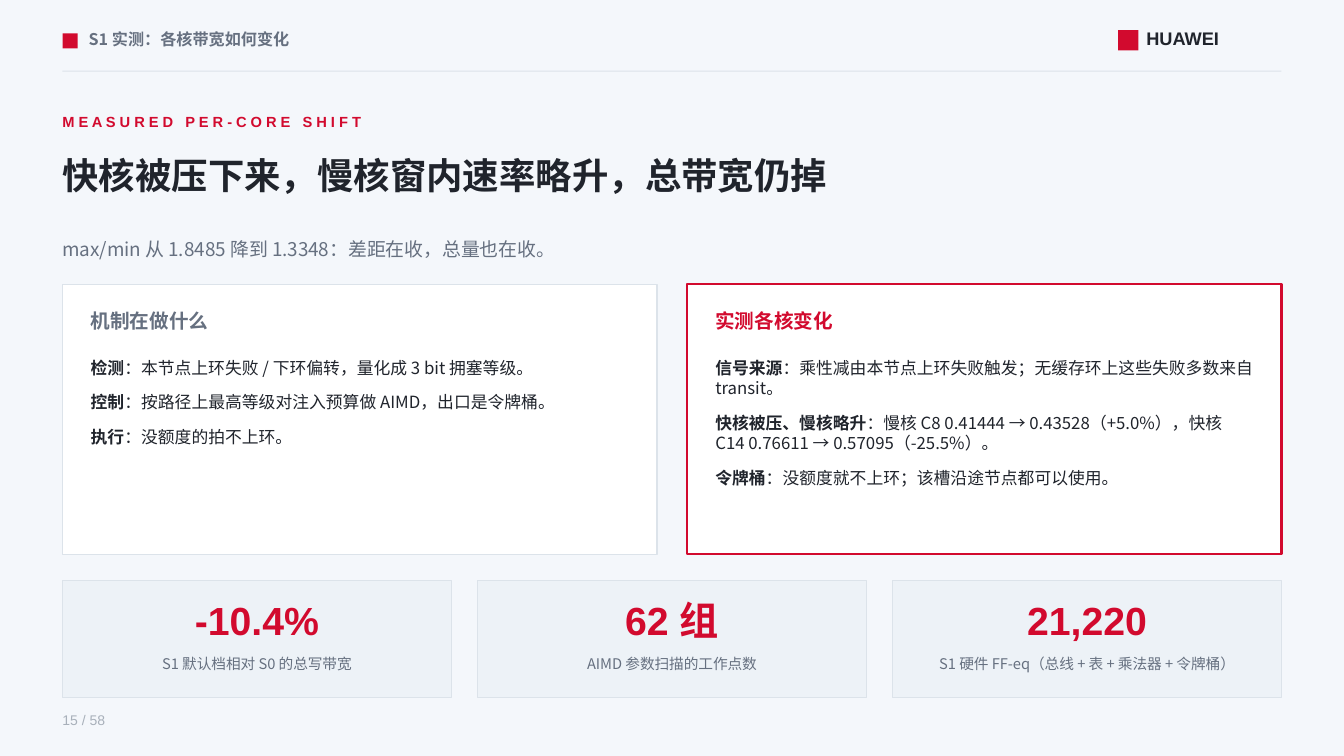
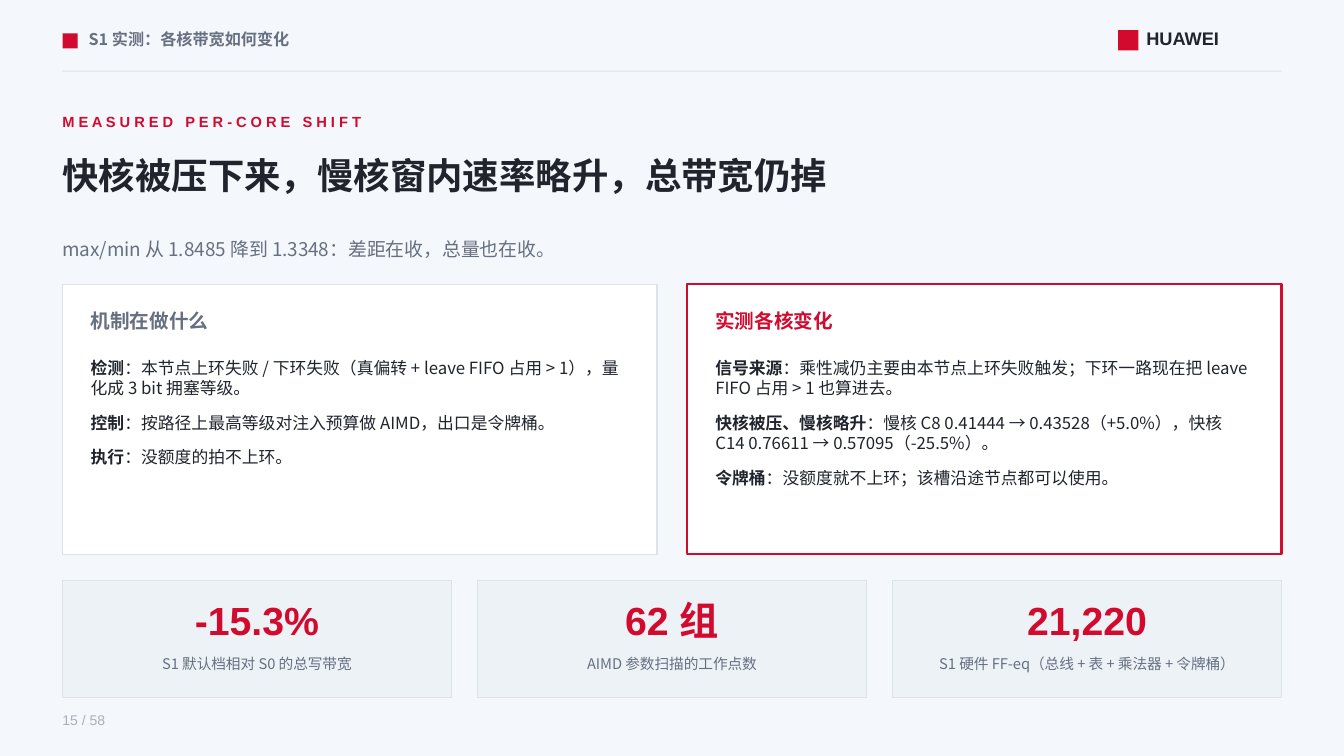
Before and after one commit to lukebest/booksim2, a slide deck: slide 15 of ppt/ring2-write-fairness.pptx. Drawn at 1344x756 pixels with LibreOffice and Linux fonts; fonts in the diff are those of the drawing. Boxes give left, top, right and bottom in pixels: in the first picture for what was removed or moved away, otherwise in the second. Text is boxed around its words. In the diff, an @@ line names an element or a change of style, - is before the commit and + after.

```diff
--- a/ppt/ring2-write-fairness.pptx
+++ b/ppt/ring2-write-fairness.pptx
@@ text at (91, 359, 619, 396): text changed @@
-检测：本节点上环失败 / 下环偏转，量化成 3 bit 拥塞等级。
+检测：本节点上环失败 / 下环失败（真偏转 + leave FIFO 占用 > 1），量化成 3 bit 拥塞等级。
@@ text at (715, 359, 1247, 396): text changed @@
-信号来源：乘性减由本节点上环失败触发；无缓存环上这些失败多数来自 transit。
+信号来源：乘性减仍主要由本节点上环失败触发；下环一路现在把 leave FIFO 占用 > 1 也算进去。
@@ text at (195, 607, 319, 636): text changed @@
--10.4%
+-15.3%
```
Also in this commit, not shown: 16 other slides changed, 16 other files.
